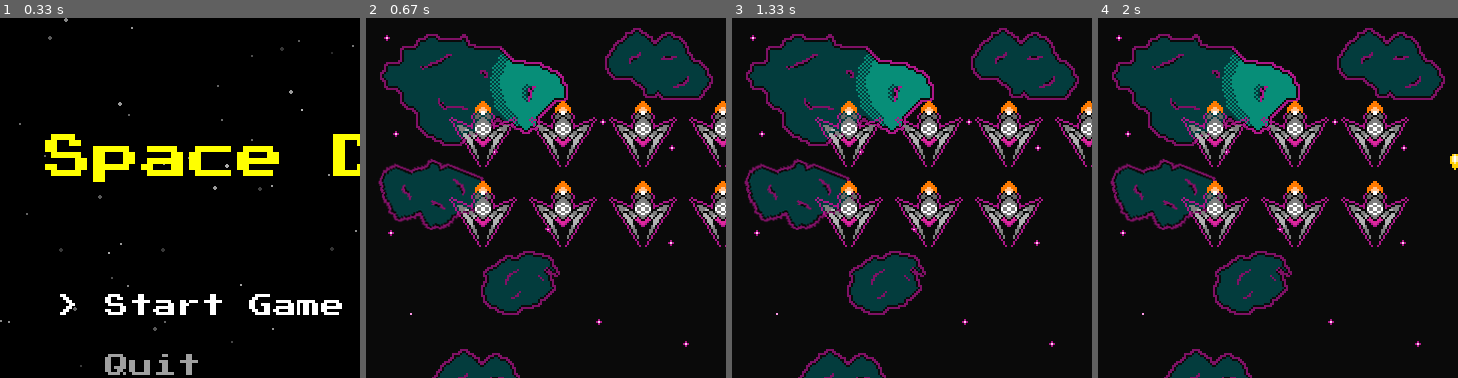
Above: before the commit, frames 1-4 (left to right).
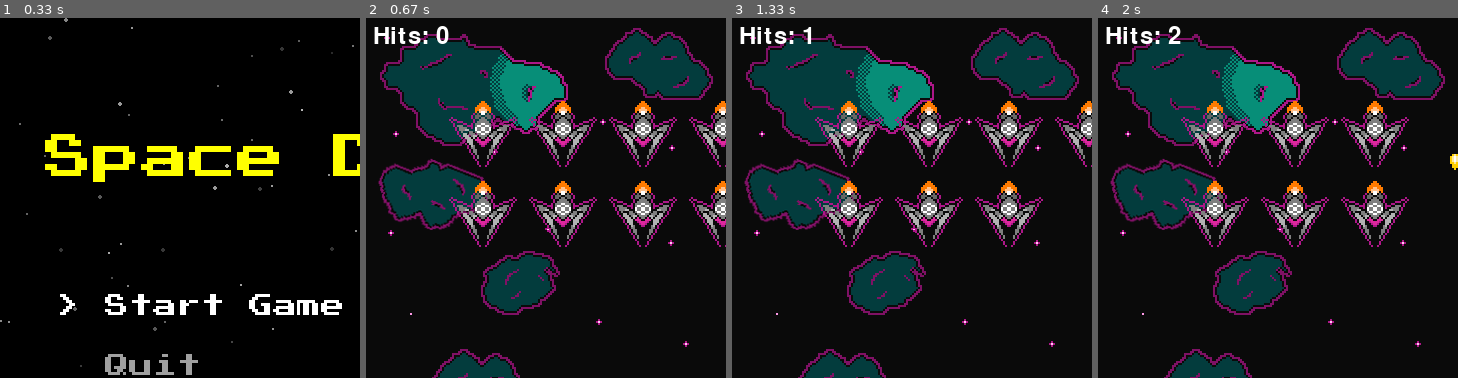
Above: after the commit, the same moments.

Repository: software-engineering-game/pygame-game
Game: pygame game, started from main.py
The game is run twice, just before and just after one commit, with the same random seed, the same clock (stepped at 60 frames per second) and the same inputs.
Inputs:
- Up to frame 1 (0.33 s): no input
- Up to frame 2 (0.67 s): tap Enter at 0.33 s
- Up to frame 3 (1.33 s): tap Space at 0.67, 1.07 s; hold Up from 1 s (still down)
- Up to frame 4 (2 s): tap Space at 1.37, 1.57, 1.87 s; release Up at 1.47 s; hold Right 1.5-1.97 s
The pictures show only the part of the screen within x 0-50%, y 1-51%; the shares and areas given below are measured in that part.

Frame 1 is identical in both runs. In frame 2, 0.5% of the frame differs, in the area x 2-24%, y 2-8%; in frame 3, 0.4%; in frame 4, 0.5%.

Commit message:
Hit Counter

Diff:
--- a/states/game_state.py
+++ b/states/game_state.py
@@ -138,6 +138,7 @@
             start_pos=(app.width // 2, app.height - 50),
         )
         self.ally_ships.add(self.player)
+        self.enemy_hit_count = 0
 
     def handle_event(self, app, event):
         # To get to pause screen
@@ -168,13 +169,16 @@
         # Update bullets
         self.ally_bullets.update()
 
-        # see if bullet hit an anemy
+        # see if bullet hit an enemy
         collisions = pygame.sprite.groupcollide(
             self.ally_bullets,
             self.enemy_ships,
             True,  # Remove bullet on collision
             True   # Remove enemy on collision
         )
+        #Score tracking for hits,
+        if collisions:
+            self.enemy_hit_count += len(collisions)
 
     def draw(self, app, screen):
         screen.fill(self.bg_color)
@@ -183,6 +187,11 @@
         self.enemy_ships.draw(screen)
         self.ally_bullets.draw(screen)
 
+        # Draw hit counter
+        font = pygame.font.Font(None, 36)
+        counter_text = font.render(f"Hits: {self.enemy_hit_count}", True, (255, 255, 255))
+        screen.blit(counter_text, (10, 10))
+
     def spawn_basic_enemy_wave(self, asset_folder, sprite_name, speed, corner_pos, rows, columns, spacing):
         for j in range(rows):
             for i in range(columns):
--- a/states/main_moving_en.py
+++ b/states/main_moving_en.py
@@ -83,6 +83,7 @@
 # Entity Classes
 #
 class Object:
+    # Constructs entity dimensions, position, and image
    def __init__(self, x, y, width, height, image):
        self.x = x
        self.y = y
@@ -90,7 +91,7 @@
        self.height = height
        self.image = image
        self.velocity = [0, 0]
-       self.collider = [width, height]
+       self.collider = [width, height] # Collider is currently just the size of the entity
 
 
        objects.append(self)
